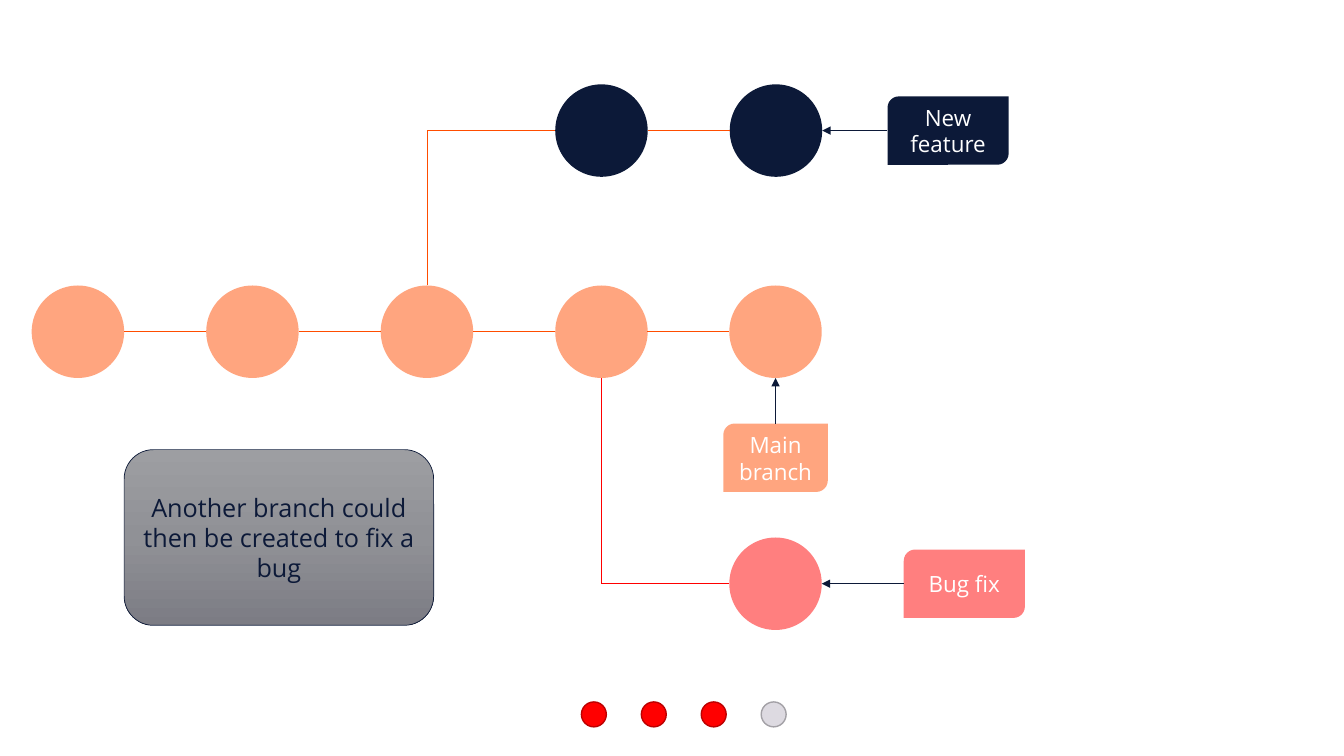
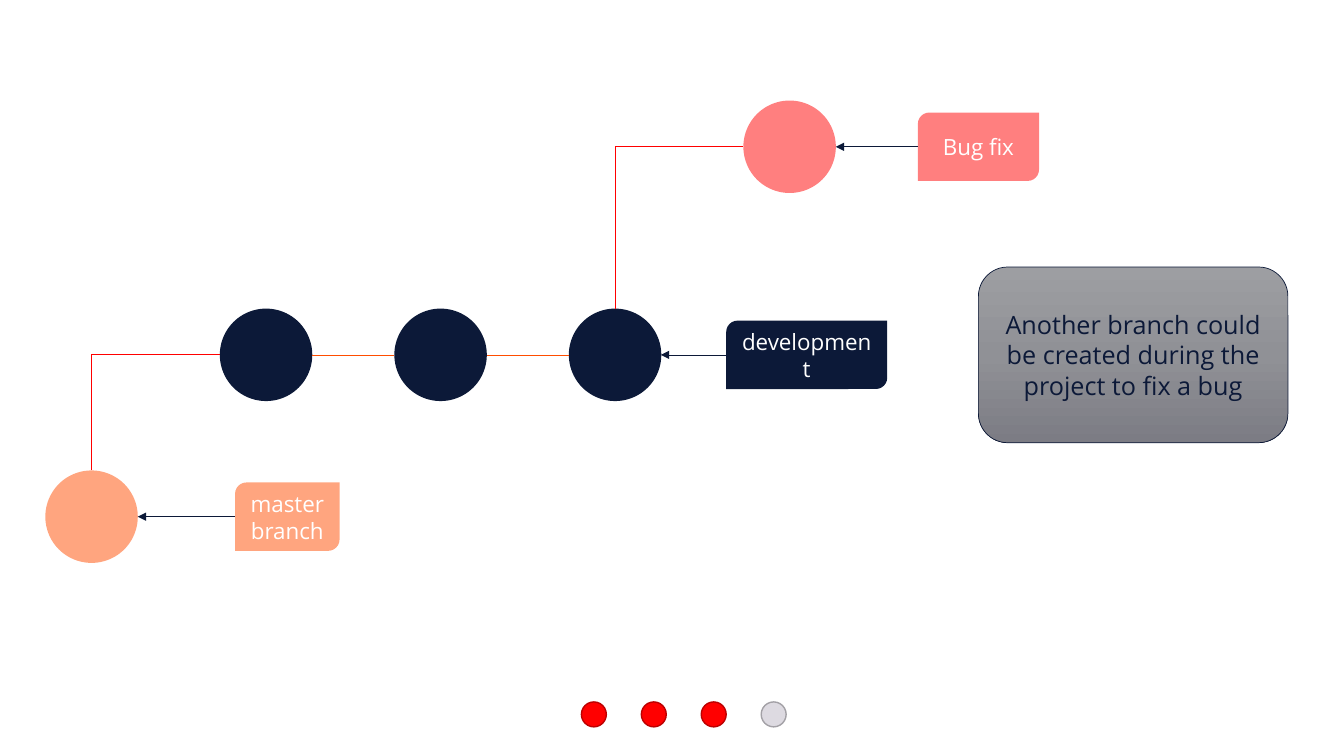
Before and after one commit to e815135/Shiny-App-Project, a slide deck: slide 33 of making basic workflow diagram.pptx. Drawn at 1344x756 pixels with LibreOffice and Linux fonts; fonts in the diff are those of the drawing. Boxes give left, top, right and bottom in pixels: in the first picture for what was removed or moved away, otherwise in the second. Text is boxed around its words. In the diff, an @@ line names an element or a change of style, - is before the commit and + after.

```diff
--- a/making basic workflow diagram.pptx
+++ b/making basic workflow diagram.pptx
@@ ellipse removed at bbox=[556, 85, 648, 177] @@
@@ ellipse: place and size @@
-ellipse at bbox=[730, 85, 823, 177]
+ellipse at bbox=[744, 101, 837, 194]
@@ ellipse at bbox=[744, 101, 837, 194]: fill #0C1938 to #FF0000 at 50% opacity @@
@@ round diag rect removed at bbox=[887, 97, 1008, 165] @@
-New feature
@@ round diag rect "Bug fix": place and size @@
-round diag rect "Bug fix" at bbox=[904, 549, 1025, 618]
+round diag rect "Bug fix" at bbox=[919, 113, 1040, 181]
@@ elbow line removed from (427, 285) to (556, 131) @@
@@ elbow line moved from (602, 378) - (730, 584) to (615, 309) - (744, 147) @@
@@ line removed from (648, 131) to (730, 131) @@
@@ arrow moved from (887, 131) - (823, 131) to (919, 147) - (836, 147) @@
@@ rounded rectangle "Another branch could be created ...": place and size @@
-rounded rectangle "Another branch could be created ..." at bbox=[124, 450, 434, 625]
+rounded rectangle "Another branch could be created ..." at bbox=[979, 267, 1289, 443]
@@ ellipse removed at bbox=[730, 285, 823, 378] @@
@@ 3 ellipses, 2 lines: place and size @@
-3 ellipses, 2 lines at bbox=[207, 285, 648, 378]
+3 ellipses, 2 lines at bbox=[220, 309, 661, 401]
@@ fill #FF4D00 at 50% opacity to #0C1938 in 3 elements at bbox=[220, 309, 313, 401], bbox=[569, 309, 661, 401], bbox=[394, 309, 487, 401] @@
@@ round diag rect added at bbox=[726, 321, 887, 389], fill #0C1938, 16 pt, text #FFFFFF @@
+development
@@ text in rounded rectangle at bbox=[1006, 315, 1260, 401]: text changed @@
-Another branch could then be created to fix a bug
+Another branch could be created during the project to fix a bug
@@ elbow line added from (92, 471) to (220, 355), #FF0000 0.5 pt @@
@@ line removed from (124, 332) to (207, 332) @@
@@ line moved from (647, 332) - (730, 332) to (726, 355) - (661, 355) @@
@@ line (726, 355) - (661, 355): line to arrow; stroke #FF4D00 0.5 pt to #0C1938 0.5 pt @@
@@ arrow removed from (775, 423) to (775, 378) @@
@@ round diag rect removed at bbox=[724, 423, 829, 492] @@
-Main branch
@@ ellipse: place and size @@
-ellipse at bbox=[31, 285, 124, 378]
+ellipse at bbox=[45, 471, 138, 564]
@@ round diag rect added at bbox=[235, 483, 340, 552], fill #FF4D00 at 50% opacity, 16 pt, text #FFFFFF @@
+master branch
@@ arrow moved from (904, 584) - (822, 584) to (235, 517) - (138, 517) @@
@@ ellipse removed at bbox=[730, 537, 823, 630] @@
```
Also in this commit, not shown: 9 other slides changed, 2 slides added, 1 slide removed.
